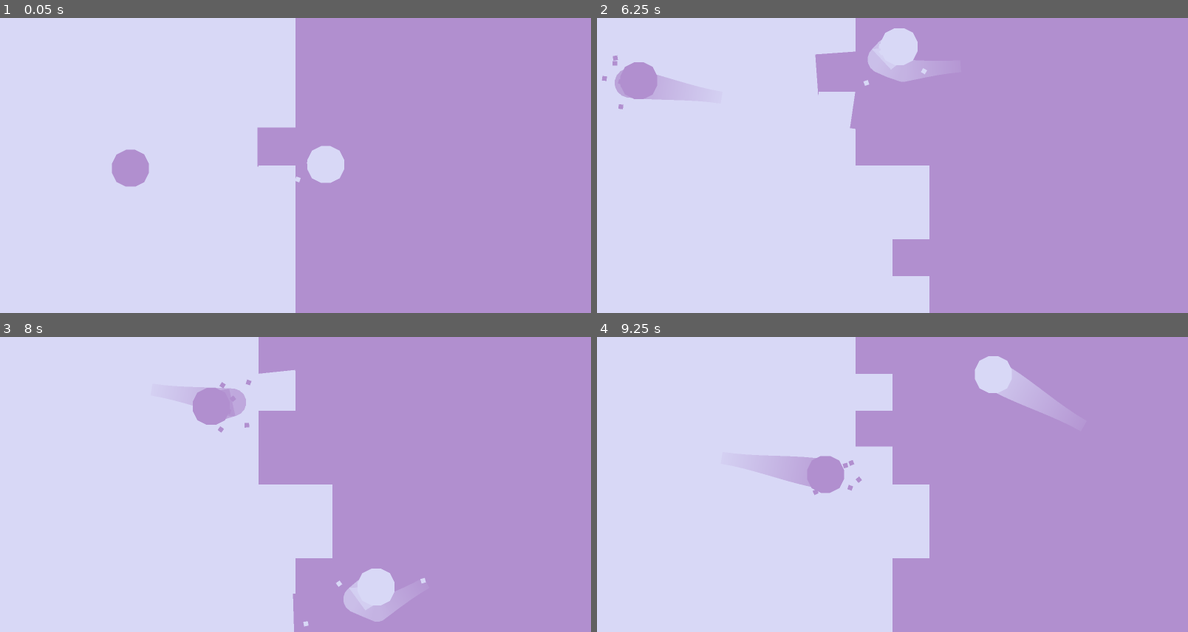
Above: before the commit, frames 1-4 (two rows, left to right).
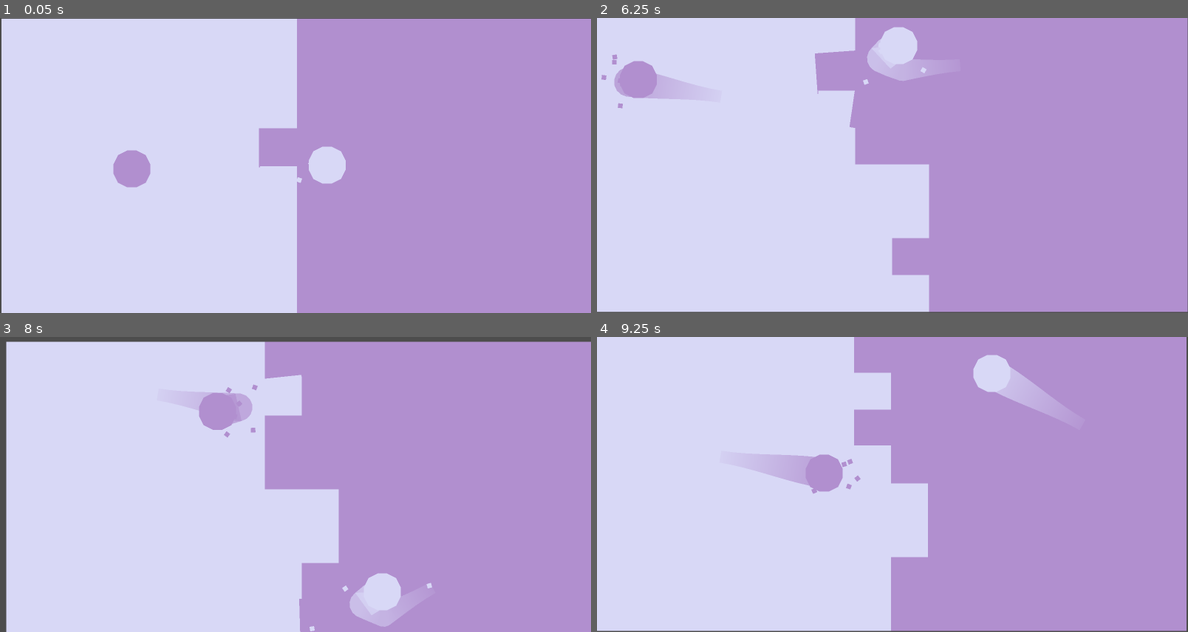
Above: after the commit, the same moments.

Repository: Nrojt/HHS-Game-Dev-Minor
Game: Godot game, scene res://game/game.tscn
The game is run twice, just before and just after one commit, with the same random seed, the same clock (stepped at 60 frames per second) and the same inputs. Before the commit the project starts from res://game.tscn.
Inputs:
- Up to frame 1 (0.05 s): no input
- Up to frame 2 (6.25 s): no input
- Up to frame 3 (8 s): no input
- Up to frame 4 (9.25 s): no input

The runs differ from the first frame. In frame 1, 1.0% of the frame differs, in the area x 0-100%, y 0-100%; in frame 2, 1.2%; in frame 3, 5.7%; in frame 4, 1.4%.

Commit message:
fix: moved files around feat: added screen shake

Diff:
--- a/e&s-gold-2-bouncy/ball.gd
+++ b/e&s-gold-2-bouncy/ball/ball.gd
@@ -17,6 +17,9 @@
 @export_range(0.1, 1.0) var bounce_particle_emit_duration : float = 0.2
 @export_range(0.1, 1.0) var min_velocity_multiplier  : float = 0.8
 @export_range(1.0, 2.0) var max_velocity_multiplier  : float = 1.2
+@export_group("camera")
+@export var effect_camera : EffectCamera
+@export_range(0.1, 1.0) var tile_collision_trauma : float = 0.1
 
 var _last_trail_pos: Vector2
 
@@ -64,6 +67,8 @@
 
 		# If the collision is with a tile, toggle it
 		if collision.get_collider() is Tile:
+			if effect_camera:
+				effect_camera.add_trauma(tile_collision_trauma)
 			collision.get_collider().toggle(self)
 
 func _move_trail() -> void:
--- a/e&s-gold-2-bouncy/ball.tscn
+++ b/e&s-gold-2-bouncy/ball/ball.tscn
@@ -1,6 +1,6 @@
 [gd_scene load_steps=4 format=3 uid="uid://dy6iv0x8udb1v"]
 
-[ext_resource type="Script" uid="uid://m5xls5w4tpf6" path="res://ball.gd" id="1_b2blh"]
+[ext_resource type="Script" uid="uid://m5xls5w4tpf6" path="res://ball/ball.gd" id="1_b2blh"]
 
 [sub_resource type="Curve" id="Curve_x8fbi"]
 _data = [Vector2(0, 0.4), 0.0, 0.0, 0, 0, Vector2(1, 1), 0.0, 0.0, 0, 0]
--- /dev/null
+++ b/e&s-gold-2-bouncy/game/camera_2d.gd
@@ -0,0 +1,27 @@
+class_name EffectCamera extends Camera2D
+
+signal trigger_trauma(amount : float)
+
+@export var decay : float = 0.8
+@export var max_offset : Vector2 = Vector2(100, 75)
+@export var max_roll : float = 0.1
+
+var trauma : float = 0.0
+var trauma_power :int = 2
+
+func _ready() -> void:
+	trigger_trauma.connect(add_trauma)
+
+func _process(delta: float) -> void:
+	if trauma:
+		trauma = max(trauma - decay * delta, 0)
+		_shake()
+
+func _shake() -> void:
+	var amount = pow(trauma, trauma_power)
+	rotation = max_roll * amount * randf_range(-1, 1)
+	offset.x = max_offset.x * amount * randf_range(-1, 1)
+	offset.y = max_offset.y * amount * randf_range(-1, 1)
+
+func add_trauma(amount : float ) -> void:
+	trauma = min(trauma + amount, 1.0)
--- a/e&s-gold-2-bouncy/game.tscn
+++ b/e&s-gold-2-bouncy/game/game.tscn
@@ -1,7 +1,8 @@
-[gd_scene load_steps=5 format=3 uid="uid://d2uopcpeaxl8o"]
-
-[ext_resource type="PackedScene" uid="uid://dy6iv0x8udb1v" path="res://ball.tscn" id="2_u88ny"]
-[ext_resource type="PackedScene" uid="uid://8u50fc06u2ye" path="res://tile.tscn" id="3_twn5j"]
+[gd_scene load_steps=6 format=3 uid="uid://d2uopcpeaxl8o"]
+
+[ext_resource type="PackedScene" uid="uid://dy6iv0x8udb1v" path="res://ball/ball.tscn" id="2_u88ny"]
+[ext_resource type="Script" uid="uid://dwk30yu70p0nc" path="res://game/camera_2d.gd" id="3_feb5d"]
+[ext_resource type="PackedScene" uid="uid://8u50fc06u2ye" path="res://tile/tile.tscn" id="3_twn5j"]
 
 [sub_resource type="RectangleShape2D" id="RectangleShape2D_ar8xm"]
 size = Vector2(160, 16)
@@ -672,24 +673,29 @@
 collision_layer = 16
 ball = NodePath("../../Ball1")
 
-[node name="Ball1" parent="." instance=ExtResource("2_u88ny")]
+[node name="Ball1" parent="." node_paths=PackedStringArray("effect_camera") instance=ExtResource("2_u88ny")]
 unique_name_in_owner = true
 position = Vector2(104, 24)
 collision_layer = 16
 collision_mask = 36
 is_ball_one = true
-
-[node name="Polygon2D" parent="Ball1" index="0"]
+effect_camera = NodePath("../Camera2D")
+
+[node name="Polygon2D" parent="Ball1" index="1"]
 color = Color(1, 0, 0, 1)
 
-[node name="Ball2" parent="." instance=ExtResource("2_u88ny")]
+[node name="Ball2" parent="." node_paths=PackedStringArray("effect_camera") instance=ExtResource("2_u88ny")]
 unique_name_in_owner = true
-position = Vector2(0, 0)
 collision_layer = 32
 collision_mask = 20
-
-[node name="Polygon2D" parent="Ball2" index="0"]
+effect_camera = NodePath("../Camera2D")
+
+[node name="Polygon2D" parent="Ball2" index="1"]
 color = Color(0, 0, 1, 1)
+
+[node name="Camera2D" type="Camera2D" parent="."]
+position = Vector2(64, 32)
+script = ExtResource("3_feb5d")
 
 [editable path="Ball1"]
 [editable path="Ball2"]
--- a/e&s-gold-2-bouncy/project.godot
+++ b/e&s-gold-2-bouncy/project.godot
@@ -11,7 +11,7 @@
 [application]
 
 config/name="bouncy"
-run/main_scene="res://game.tscn"
+run/main_scene="res://game/game.tscn"
 config/features=PackedStringArray("4.4", "GL Compatibility")
 config/icon="res://icon.svg"
 
--- a/e&s-gold-2-bouncy/tile.tscn
+++ b/e&s-gold-2-bouncy/tile/tile.tscn
@@ -1,6 +1,6 @@
 [gd_scene load_steps=3 format=3 uid="uid://8u50fc06u2ye"]
 
-[ext_resource type="Script" uid="uid://darwrxsnji1jk" path="res://tile.gd" id="1_1rer8"]
+[ext_resource type="Script" uid="uid://darwrxsnji1jk" path="res://tile/tile.gd" id="1_1rer8"]
 
 [sub_resource type="RectangleShape2D" id="RectangleShape2D_6rn0g"]
 size = Vector2(8, 8)
Renamed: e&s-gold-2-bouncy/ball.gd.uid -> e&s-gold-2-bouncy/ball/ball.gd.uid
Not shown, added: e&s-gold-2-bouncy/game/camera_2d.gd.uid
Renamed: e&s-gold-2-bouncy/tile.gd -> e&s-gold-2-bouncy/tile/tile.gd
Renamed: e&s-gold-2-bouncy/tile.gd.uid -> e&s-gold-2-bouncy/tile/tile.gd.uid
